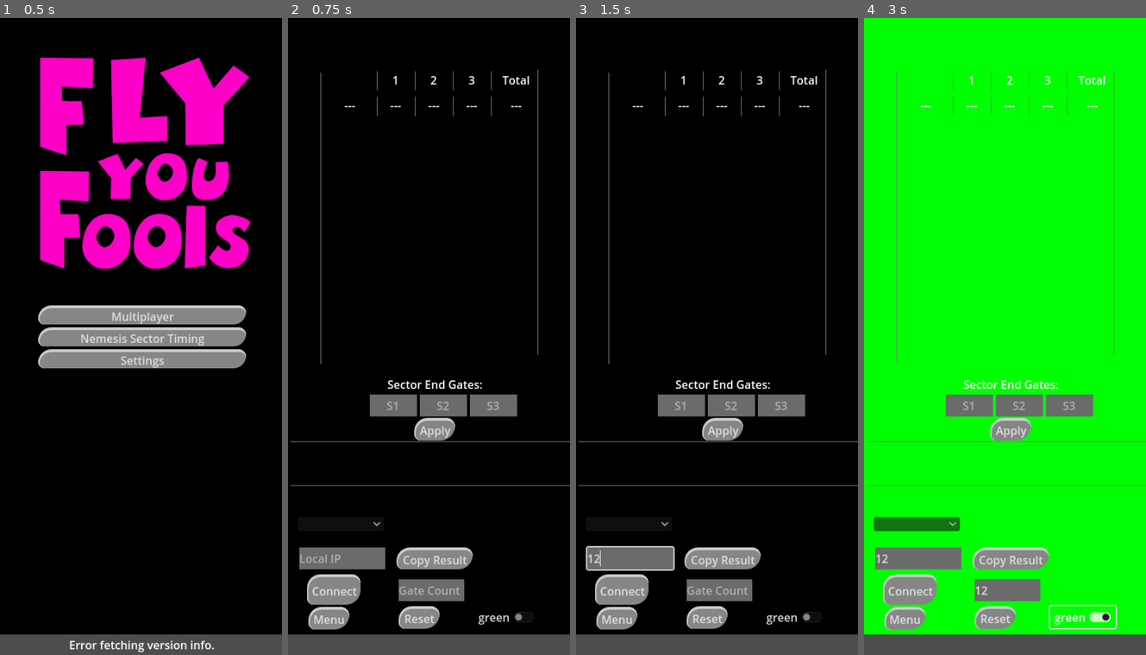
Above: before the commit, frames 1-4 (left to right).
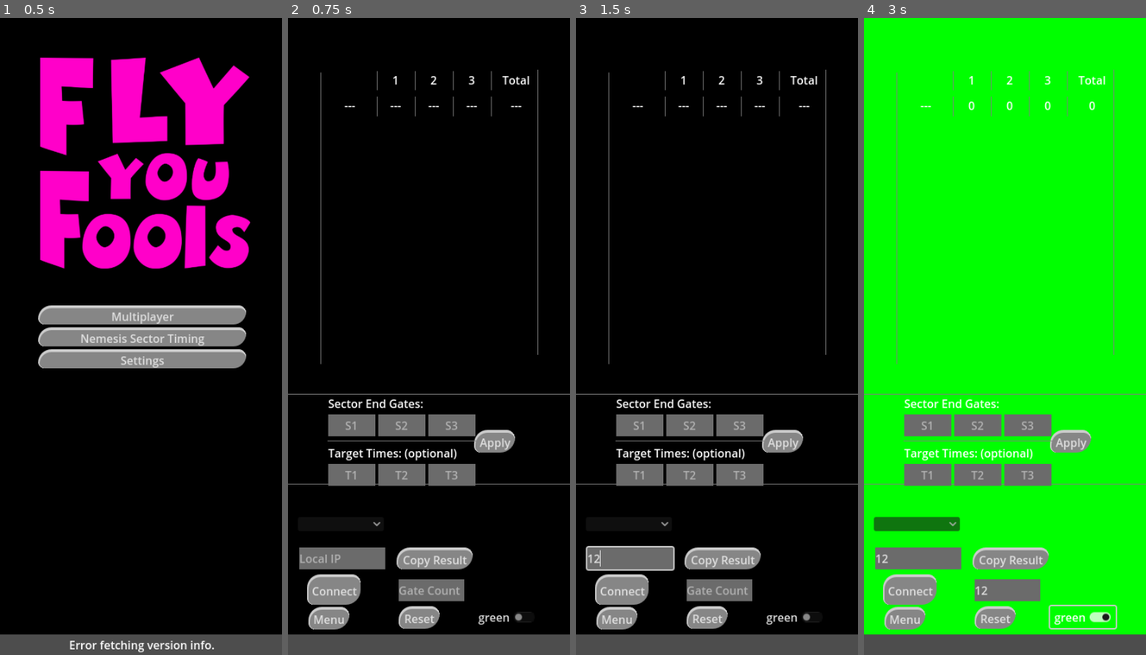
Above: after the commit, the same moments.

Repository: gManbio/VD-WS-Overlay
Game: Godot game, scene res://Menu.tscn
The game is run twice, just before and just after one commit, with the same random seed, the same clock (stepped at 60 frames per second) and the same inputs.
Inputs (mouse positions are in pixels of both pictures, inside the frame that each line leads up to):
- Up to frame 1 (0.5 s): no input
- Up to frame 2 (0.75 s): click "Nemesis Sector Timing" at 0.5 s
- Up to frame 3 (1.5 s): click (629, 559) at 1.27 s; type "12" at 1.35 s
- Up to frame 4 (3 s): click (1007, 591) at 1.5 s; type "12" at 1.58 s; click "Apply" at 2 s; click "green" at 2.75 s

Frame 1 is identical in both runs. In frame 2, 6.8% of the frame differs, in the area x 0-100%, y 56-74%; in frame 3, 6.8%; in frame 4, 7.0%, in the area x 0-100%, y 13-74%.
Error before the commit: Invalid access of index '-1' on a base object of type: 'PackedStringArray'. (res://nemesis_mode.gd:40)
Error after the commit: Invalid access of index '-1' on a base object of type: 'PackedStringArray'. (res://nemesis_mode.gd:42)

Commit message:
Nemesis Target Times
Updated IP logic and added target times

Diff:
--- a/NemesisMode.tscn
+++ b/NemesisMode.tscn
@@ -10,16 +10,15 @@
 [sub_resource type="Theme" id="Theme_svhul"]
 Button/styles/normal = ExtResource("5_bhduw")
 
+[sub_resource type="Theme" id="Theme_0k7v3"]
+LineEdit/styles/normal = ExtResource("3_r220b")
+
 [sub_resource type="Theme" id="Theme_h14tp"]
 LineEdit/styles/normal = ExtResource("3_r220b")
 
-[sub_resource type="Theme" id="Theme_0k7v3"]
-LineEdit/styles/normal = ExtResource("3_r220b")
-
 [node name="Node" type="Node"]
 script = ExtResource("1_yjsf6")
-metadata/_edit_horizontal_guides_ = [530.0, 561.0, 604.0]
-metadata/_edit_vertical_guides_ = [357.0]
+metadata/_edit_vertical_guides_ = [1130.0]
 
 [node name="ColorRect" type="ColorRect" parent="."]
 anchors_preset = -1
@@ -114,17 +113,17 @@
 
 [node name="HSeparator2" type="HSeparator" parent="Control"]
 layout_mode = 0
-offset_left = 5.0
-offset_top = 652.0
-offset_right = 423.0
-offset_bottom = 668.0
+offset_left = -3.0
+offset_top = 650.0
+offset_right = 440.0
+offset_bottom = 666.0
 
 [node name="HSeparator" type="HSeparator" parent="Control"]
 layout_mode = 0
-offset_left = 4.0
-offset_top = 590.0
-offset_right = 422.0
-offset_bottom = 606.0
+offset_left = -5.0
+offset_top = 523.0
+offset_right = 436.0
+offset_bottom = 539.0
 
 [node name="VSeparator2" type="VSeparator" parent="Control"]
 layout_mode = 0
@@ -142,46 +141,13 @@
 
 [node name="Apply Sector" type="Button" parent="Control"]
 layout_mode = 0
-offset_left = 179.0
-offset_top = 565.0
-offset_right = 237.0
-offset_bottom = 597.0
+offset_left = 264.0
+offset_top = 582.0
+offset_right = 322.0
+offset_bottom = 614.0
 focus_mode = 0
 theme = SubResource("Theme_svhul")
 text = "Apply"
-
-[node name="HBoxContainer" type="HBoxContainer" parent="Control"]
-layout_mode = 0
-offset_left = 116.0
-offset_top = 532.0
-offset_right = 301.0
-offset_bottom = 558.0
-
-[node name="Sector Input 1" type="LineEdit" parent="Control/HBoxContainer"]
-layout_mode = 2
-theme = SubResource("Theme_h14tp")
-placeholder_text = "S1"
-alignment = 1
-
-[node name="Sector Input 2" type="LineEdit" parent="Control/HBoxContainer"]
-layout_mode = 2
-theme = SubResource("Theme_h14tp")
-placeholder_text = "S2"
-alignment = 1
-
-[node name="Sector Input 3" type="LineEdit" parent="Control/HBoxContainer"]
-layout_mode = 2
-theme = SubResource("Theme_h14tp")
-placeholder_text = "S3"
-alignment = 1
-
-[node name="Label" type="Label" parent="Control"]
-layout_mode = 0
-offset_left = 141.0
-offset_top = 506.0
-offset_right = 276.0
-offset_bottom = 529.0
-text = "Sector End Gates:"
 
 [node name="Sector Timing" parent="Control" instance=ExtResource("6_25jia")]
 offset_left = 56.0
@@ -299,6 +265,66 @@
 offset_top = 705.0
 offset_right = 136.0
 offset_bottom = 725.0
+
+[node name="VBoxContainer" type="VBoxContainer" parent="Control"]
+layout_mode = 0
+offset_left = 57.0
+offset_top = 533.0
+offset_right = 242.0
+offset_bottom = 586.0
+
+[node name="End Gate Label" type="Label" parent="Control/VBoxContainer"]
+layout_mode = 2
+text = "Sector End Gates:"
+
+[node name="Sector_end_gates" type="HBoxContainer" parent="Control/VBoxContainer"]
+layout_mode = 2
+
+[node name="Sector Input 1" type="LineEdit" parent="Control/VBoxContainer/Sector_end_gates"]
+layout_mode = 2
+theme = SubResource("Theme_h14tp")
+placeholder_text = "S1"
+alignment = 1
+
+[node name="Sector Input 2" type="LineEdit" parent="Control/VBoxContainer/Sector_end_gates"]
+layout_mode = 2
+theme = SubResource("Theme_h14tp")
+placeholder_text = "S2"
+alignment = 1
+
+[node name="Sector Input 3" type="LineEdit" parent="Control/VBoxContainer/Sector_end_gates"]
+layout_mode = 2
+theme = SubResource("Theme_h14tp")
+placeholder_text = "S3"
+alignment = 1
+
+[node name="HSeparator" type="HSeparator" parent="Control/VBoxContainer"]
+layout_mode = 2
+
+[node name="Target Time Label" type="Label" parent="Control/VBoxContainer"]
+layout_mode = 2
+text = "Target Times: (optional)"
+
+[node name="Target_Times" type="HBoxContainer" parent="Control/VBoxContainer"]
+layout_mode = 2
+
+[node name="s1_time" type="LineEdit" parent="Control/VBoxContainer/Target_Times"]
+layout_mode = 2
+theme = SubResource("Theme_h14tp")
+placeholder_text = "T1"
+alignment = 1
+
+[node name="s2_time" type="LineEdit" parent="Control/VBoxContainer/Target_Times"]
+layout_mode = 2
+theme = SubResource("Theme_h14tp")
+placeholder_text = "T2"
+alignment = 1
+
+[node name="s3_time" type="LineEdit" parent="Control/VBoxContainer/Target_Times"]
+layout_mode = 2
+theme = SubResource("Theme_h14tp")
+placeholder_text = "T3"
+alignment = 1
 
 [node name="HeartbeatTimer" type="Timer" parent="."]
 wait_time = 10.0
--- a/nemesis_mode.gd
+++ b/nemesis_mode.gd
@@ -36,15 +36,24 @@
 func _ready():
 	Engine.max_fps = FPS
 
+	var mac = false
+
 	var ip_addresses = IP.get_local_addresses()
 	ip_input.text = ip_addresses[-1]
+
+	if OS.get_name() == "macOS":
+		mac = true
 
 	for each in ip_addresses:
 		if len(str(each)) <= 17:
 			if str(each)[0] != "0":
 				ip_dropdown.add_item(str(each))
-
-	ip_dropdown.select(ip_dropdown.item_count - 1)
+	if mac:
+		ip_dropdown.select(ip_dropdown.item_count - 2)
+		ip_input.text = ip_dropdown.get_item_text(ip_dropdown.item_count - 2)
+	else:
+		ip_input.text = ip_addresses[-1]
+		ip_dropdown.select(ip_dropdown.item_count - 1)
 
 	$HeartbeatTimer.start()
 	$"Polling Timer".start()
@@ -242,10 +251,13 @@
 
 
 func apply_sectors(): # handle the input from the split settings
-	sector_1_start = int($"Control/HBoxContainer/Sector Input 1".text)
-	sector_2_start = int($"Control/HBoxContainer/Sector Input 2".text)
-	sector_3_start = int($"Control/HBoxContainer/Sector Input 3".text)
-
+	sector_1_start = int($"Control/VBoxContainer/Sector_end_gates/Sector Input 1".text)
+	sector_2_start = int($"Control/VBoxContainer/Sector_end_gates/Sector Input 2".text)
+	sector_3_start = int($"Control/VBoxContainer/Sector_end_gates/Sector Input 3".text)
+	timing_row.set_s1(float($Control/VBoxContainer/Target_Times/s1_time.text))
+	timing_row.set_s2(float($Control/VBoxContainer/Target_Times/s2_time.text))
+	timing_row.set_s3(float($Control/VBoxContainer/Target_Times/s3_time.text))
+	timing_row.set_total()
 
 func reset(): # clean up global variables and remove all lap rows
 	lap_log = []
